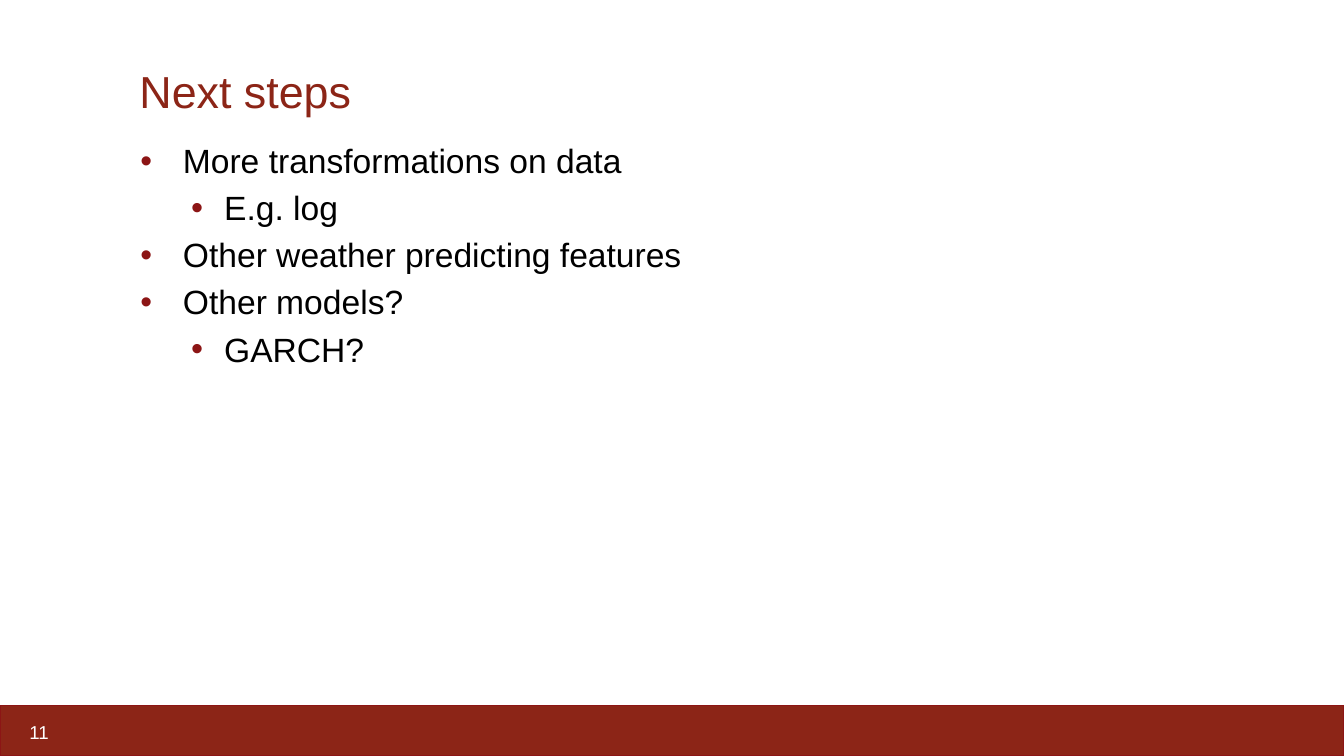
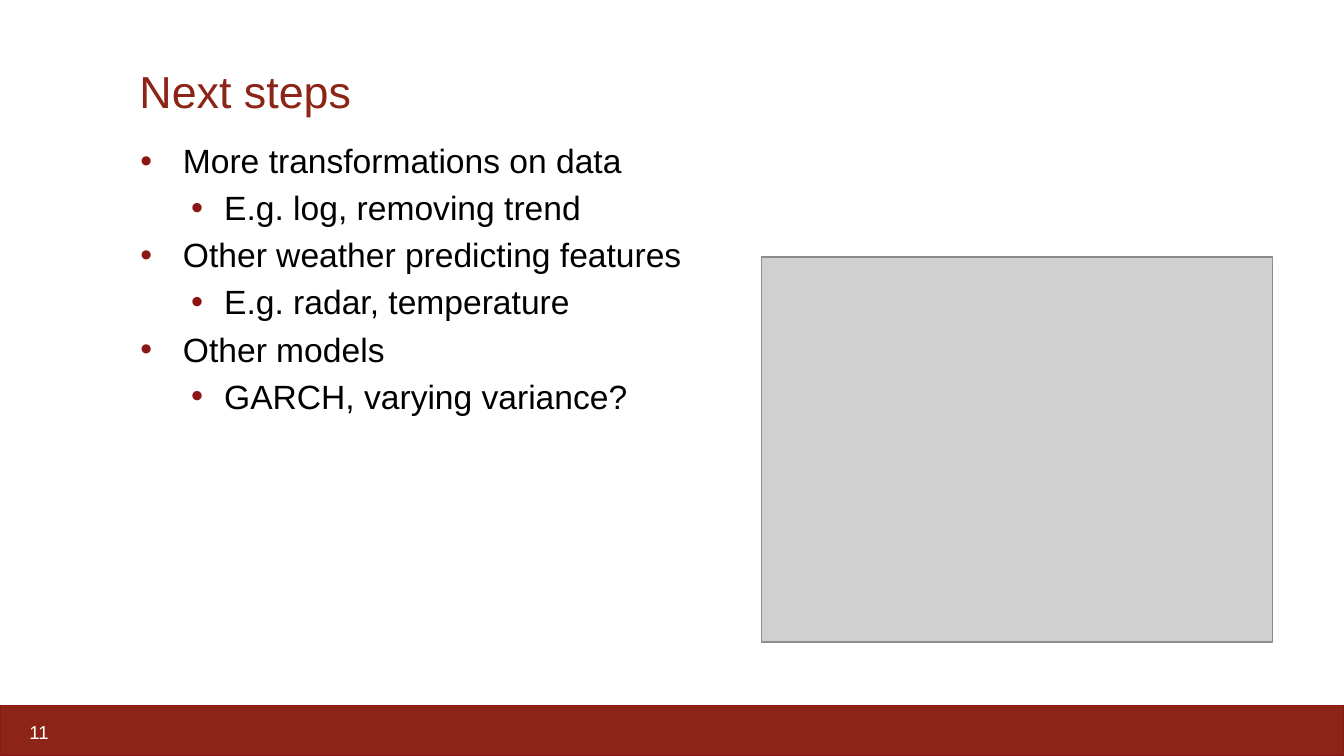
Before and after one commit to johnrapp/stat-221-time-series-project, a slide deck: slide 11 of Presentation.pptx. Drawn at 1344x756 pixels with LibreOffice and Linux fonts; fonts in the diff are those of the drawing; grey boxes stand for pictures. Boxes give left, top, right and bottom in pixels: in the first picture for what was removed or moved away, otherwise in the second. Text is boxed around its words. In the diff, an @@ line names an element or a change of style, - is before the commit and + after.

```diff
--- a/Presentation.pptx
+++ b/Presentation.pptx
@@ text at box(224, 195, 581, 226): text changed @@
-    • E.g. log
+    • E.g. log, removing trend
@@ picture added at box(762, 257, 1273, 641) @@
@@ text at box(183, 289, 628, 415): text changed @@
-  • Other models?
-    • GARCH?
+    • E.g. radar, temperature
+  • Other models
+    • GARCH, varying variance?
```
Also in this commit, not shown: 6 other slides changed, 2 other files.
